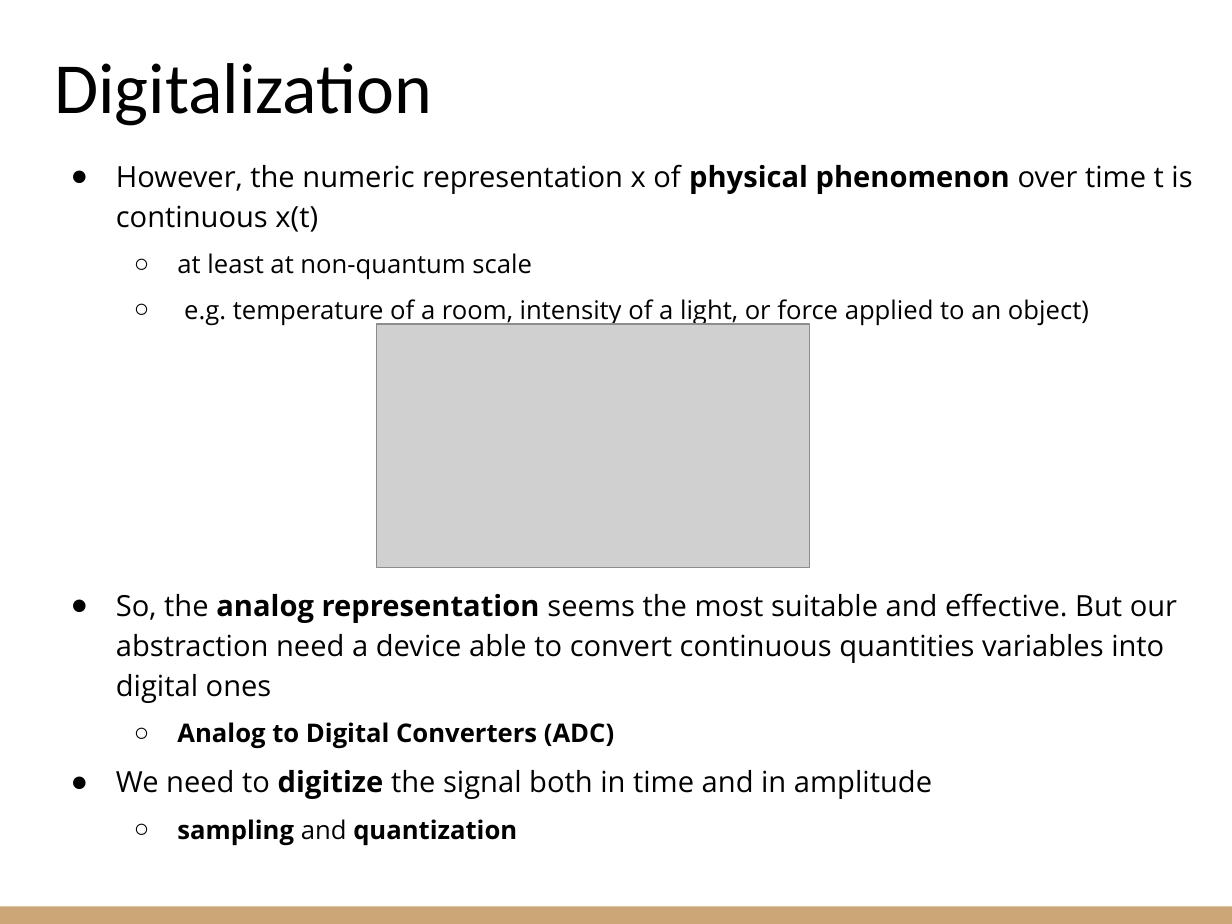
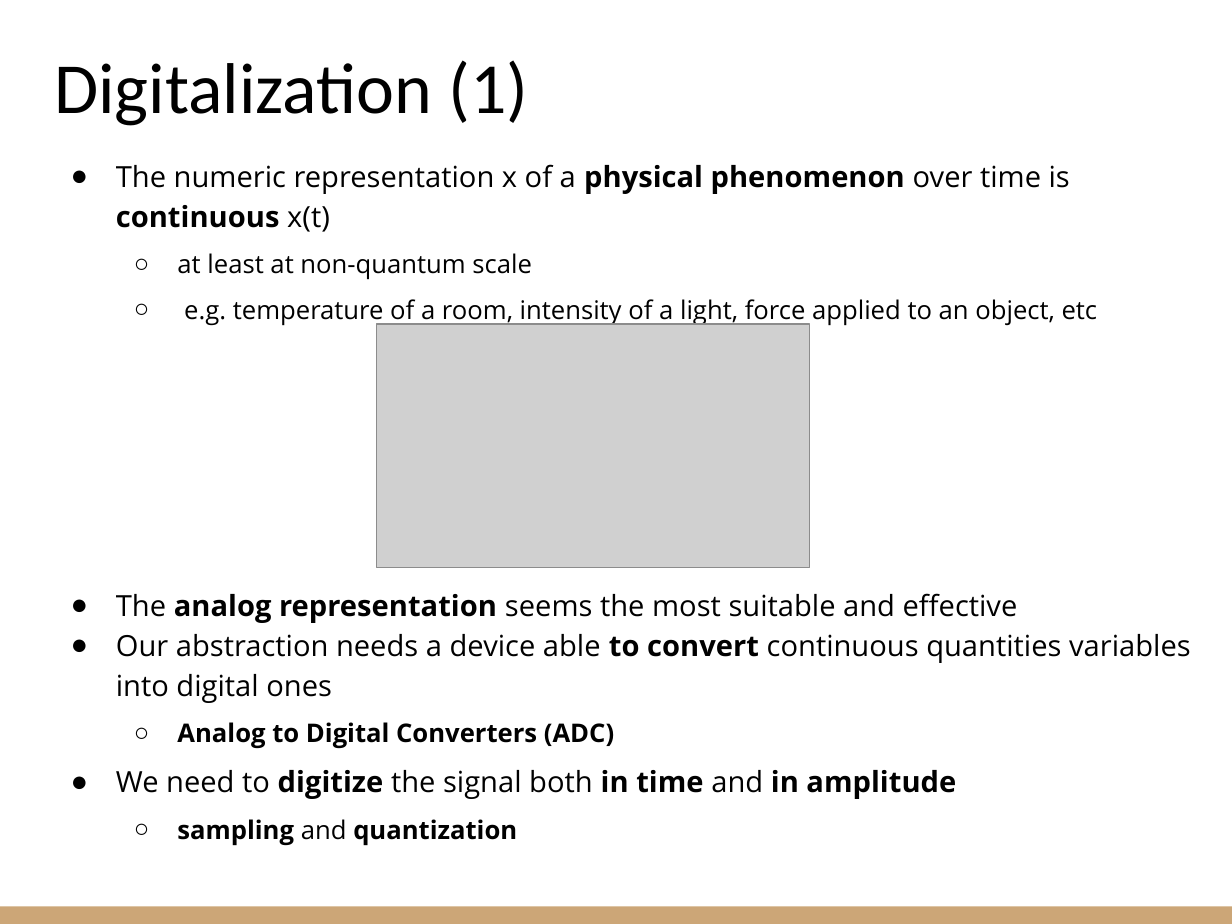
Before and after one commit to riccardoberta/esd, a slide deck: slide 8 of 01 - The Digital Abstraction.pptx. Drawn at 1232x924 pixels with LibreOffice and Linux fonts; fonts in the diff are those of the drawing; grey boxes stand for pictures. Boxes give left, top, right and bottom in pixels: in the first picture for what was removed or moved away, otherwise in the second. Text is boxed around its words. In the diff, an @@ line names an element or a change of style, - is before the commit and + after.

```diff
--- a/01 - The Digital Abstraction.pptx
+++ b/01 - The Digital Abstraction.pptx
@@ title at (x1=54, y1=60, x2=529, y2=126): text changed @@
-Digitalization
+Digitalization (1)
@@ text at (x1=116, y1=164, x2=1070, y2=232): text changed @@
-● However, the numeric representation x of physical phenomenon over time t is continuous x(t)
+● The numeric representation x of a physical phenomenon over time is continuous x(t)
@@ text at (x1=116, y1=299, x2=1191, y2=703): text changed @@
-  ○ e.g. temperature of a room, intensity of a light, or force applied to an object)
-● So, the analog representation seems the most suitable and effective. But our abstraction need a device able to convert continuous quantities variables into digital ones
+  ○ e.g. temperature of a room, intensity of a light, force applied to an object, etc
+● The analog representation seems the most suitable and effective
+● Our abstraction needs a device able to convert continuous quantities variables into digital ones
@@ text at (x1=116, y1=770, x2=956, y2=799): bold on in "in time in amplitude" @@
```
Also in this commit, not shown: 11 other slides changed, 2 slides added, 20 other files.
